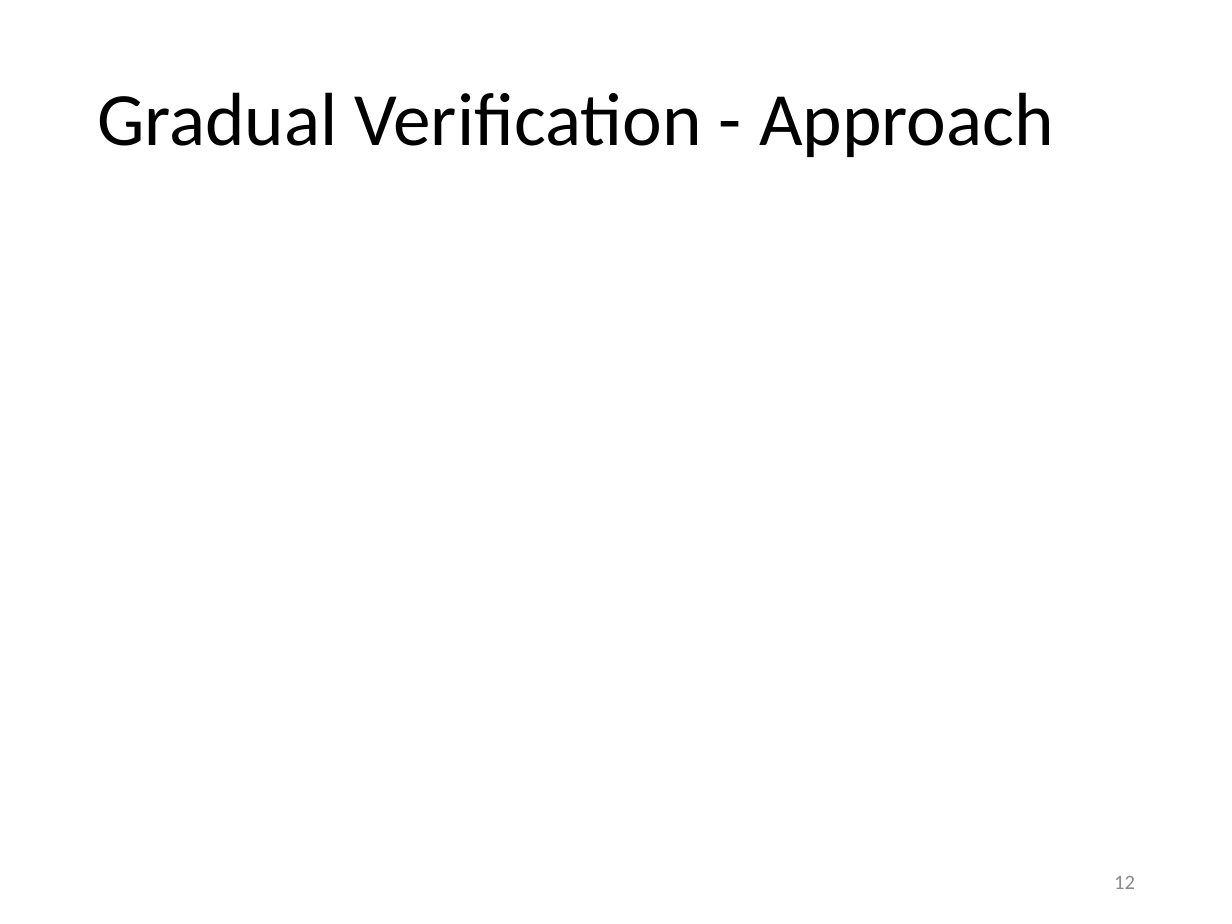
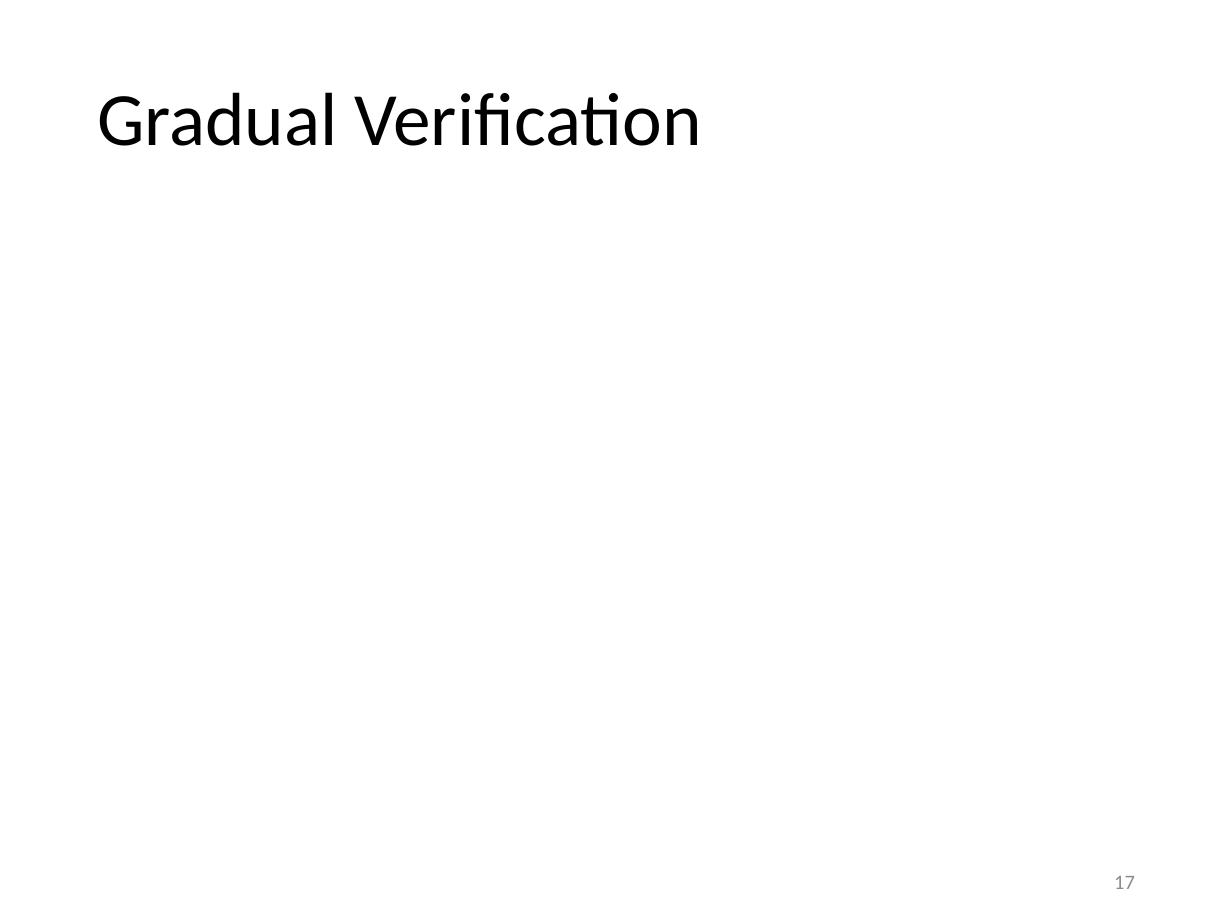
Before and after one commit to olydis/GradVerThesis, a slide deck: slide 17 of presentation/PLunch.pptx (slide 12 before the commit). Drawn at 1232x924 pixels with LibreOffice and Linux fonts; fonts in the diff are those of the drawing. Boxes give left, top, right and bottom in pixels: in the first picture for what was removed or moved away, otherwise in the second. Text is boxed around its words. In the diff, an @@ line names an element or a change of style, - is before the commit and + after.

```diff
--- a/presentation/PLunch.pptx
+++ b/presentation/PLunch.pptx
@@ title at <box>97,92,702,146</box>: text changed @@
-Gradual Verification - Approach
+Gradual Verification
@@ page number at <box>1114,876,1135,889</box>: text changed @@
-12
+17
```
Also in this commit, not shown: 4 other slides changed, 5 slides added, 5 other files.
